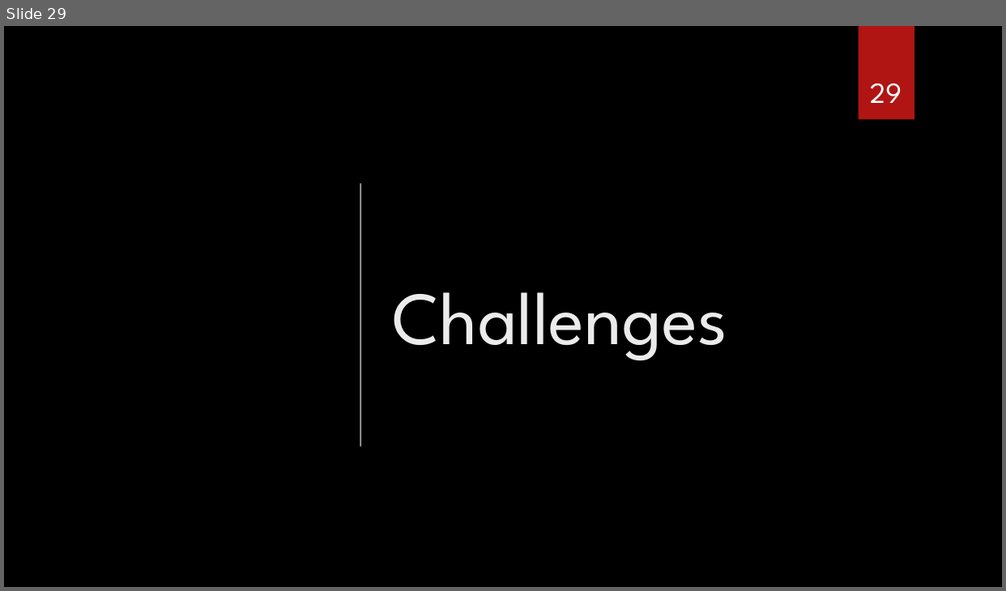
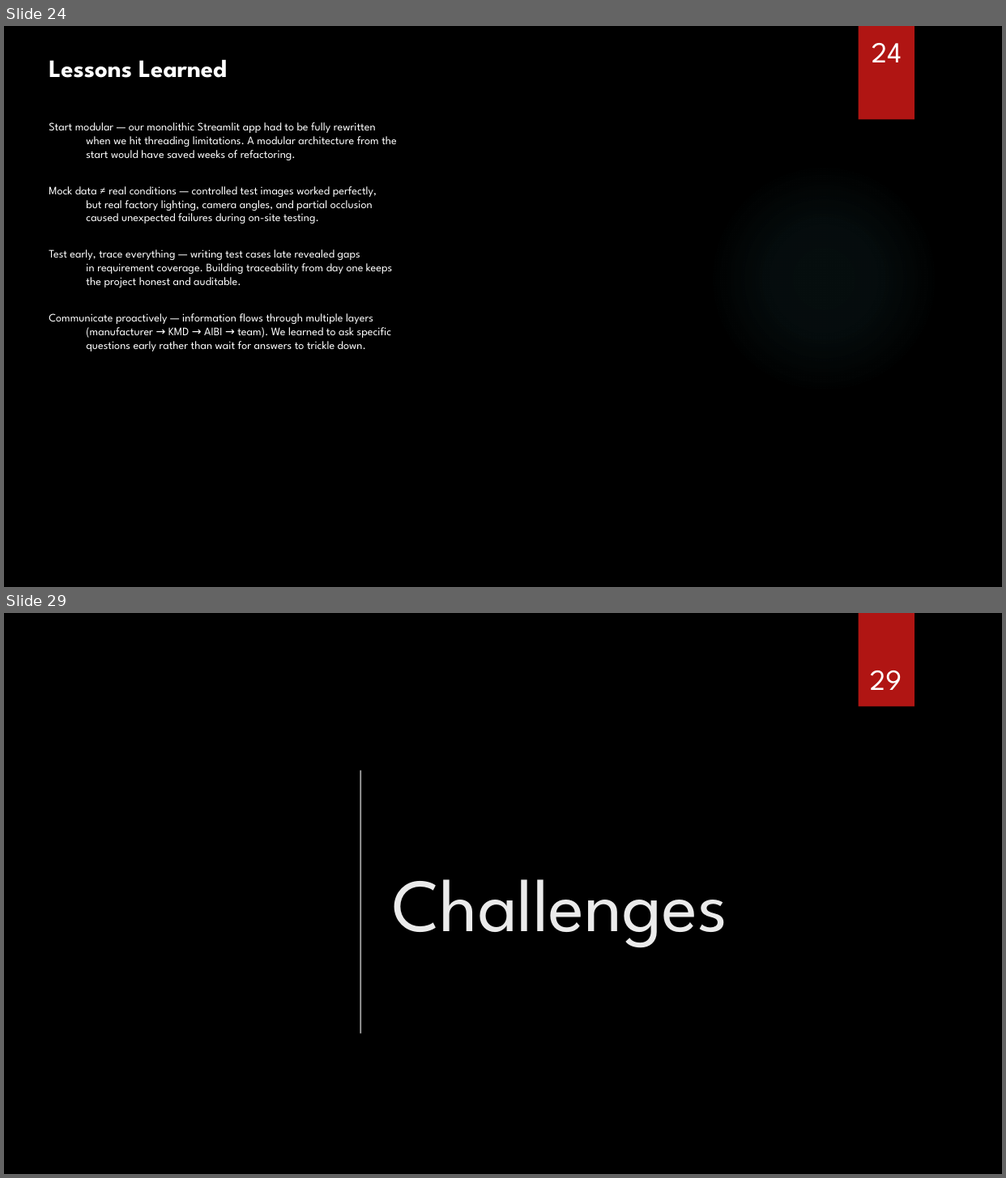
Before and after one commit to SeniorDesignBehrend/AIBI-Computer-Vision-for-Manufacturing, a slide deck: docs/reports/senior_design3.pptx. Shown one above the other, each under a label of ours: slide 29 before the commit, slides 24 and 29 after it; the slides between them are not shown. The pictures are 1006x591 and 1006x1178 pixels, drawn with LibreOffice and Linux fonts; fonts in the diff are those of the drawing; grey boxes stand for pictures; background and template pictures are left out. Boxes give left, top, right and bottom in pixels: in the first picture for what was removed or moved away, otherwise in the second. Text is boxed around its words. In the diff, an @@ line names an element or a change of style, - is before the commit and + after.

Commit message:
Fixed an issue with the camera worker and updated the main window to reflect the changes. Also added new videos and a new image for visualization purposes. Updated the reports with the latest information.

```diff
--- a/docs/reports/senior_design3.pptx
+++ b/docs/reports/senior_design3.pptx
@@ slide 24 added at <box>4,26,1002,587</box>, background picture (left out) @@
@@ rectangle added at <box>859,26,914,120</box>, fill #B01513 @@
@@ page number added at <box>872,43,901,62</box>, 28 pt, text #FFFFFF @@
+24
@@ text added at <box>49,59,227,78</box>, 24 pt, text #FFFFFF, bold @@
+Lessons Learned
@@ text added at <box>49,122,397,352</box>, 11 pt, text #FFFFFF @@
+Start modular — our monolithic Streamlit app had to be fully rewritten
+  when we hit threading limitations. A modular architecture from the
+  start would have saved weeks of refactoring.
+Mock data ≠ real conditions — controlled test images worked perfectly,
+  but real factory lighting, camera angles, and partial occlusion
+  caused unexpected failures during on-site testing.
+Test early, trace everything — writing test cases late revealed gaps
+  in requirement coverage. Building traceability from day one keeps
+  the project honest and auditable.
+Communicate proactively — information flows through multiple layers
+  (manufacturer → KMD → AIBI → team). We learned to ask specific
+  questions early rather than wait for answers to trickle down.
@@ ellipse added at <box>709,163,939,394</box>, fill gradient #50B9C1 @@
```
Also in this commit, not shown: 17 slides changed, 8 other slides added, 9 slides removed, 11 other files.
